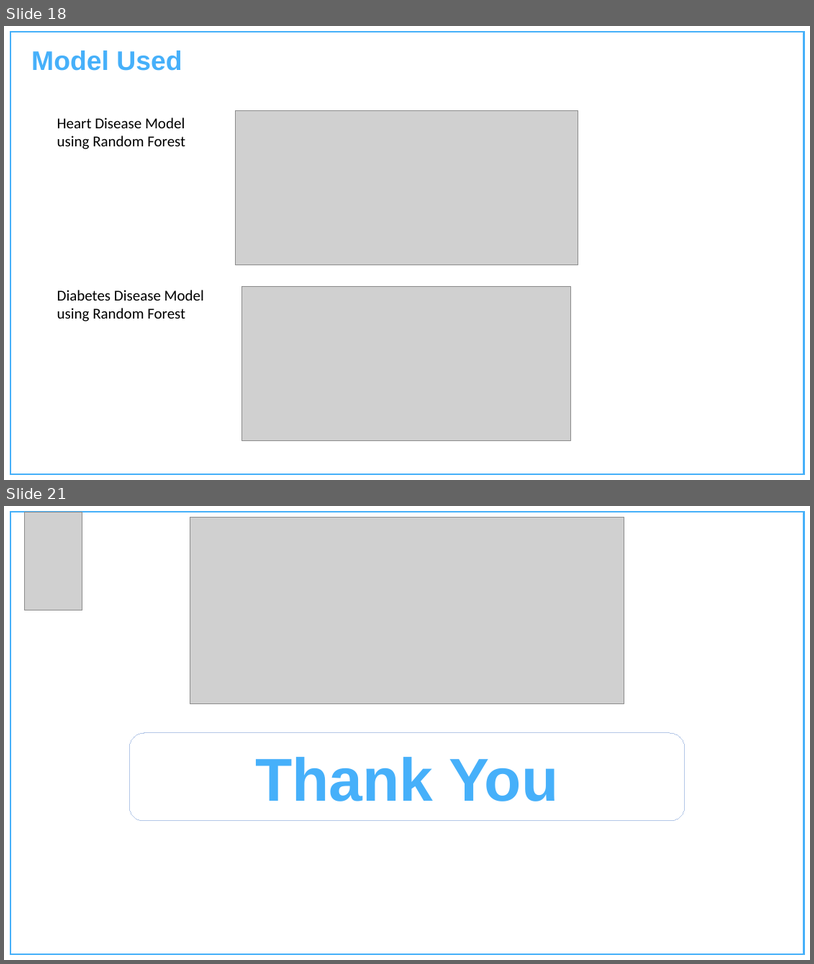
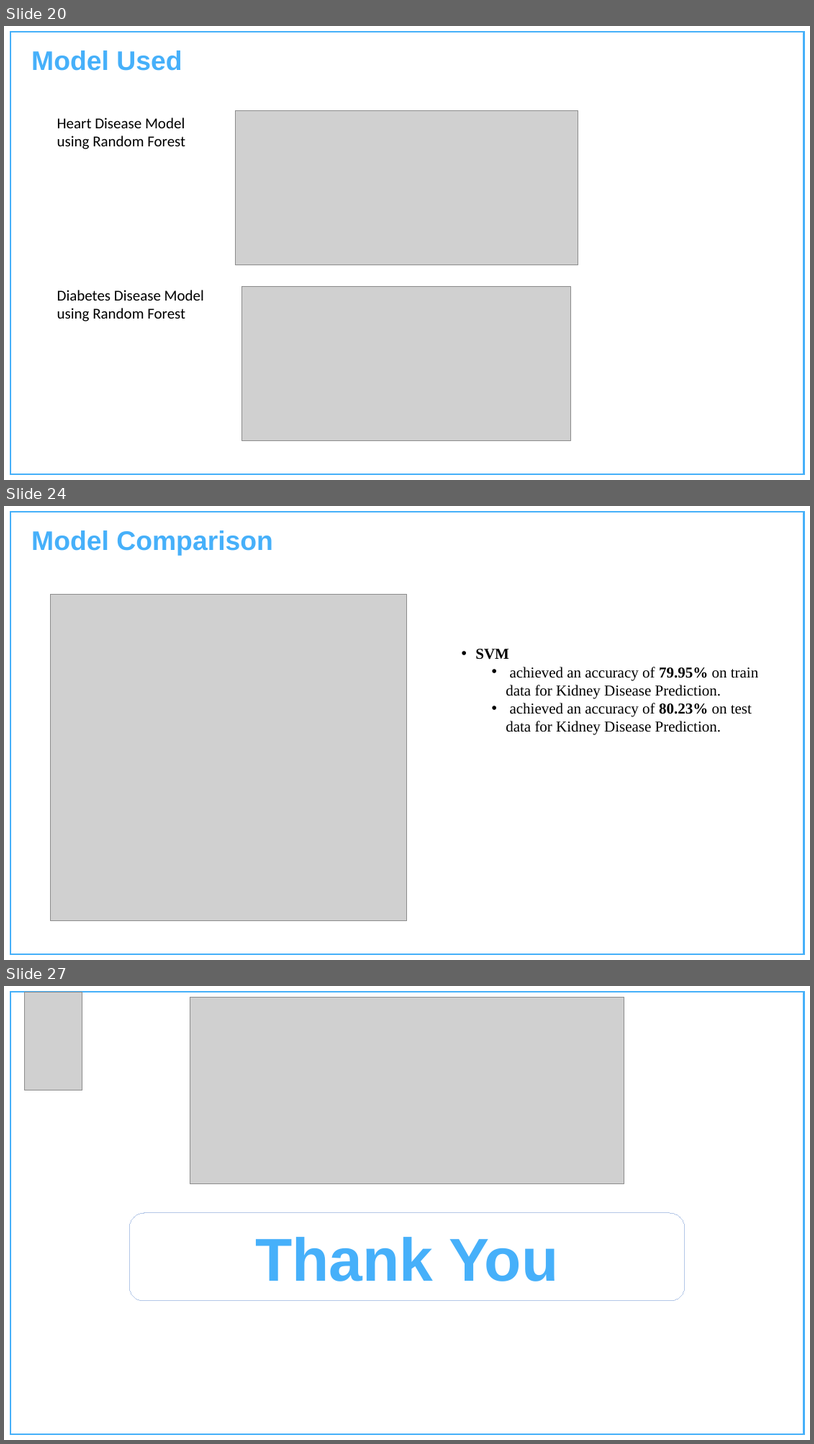
Before and after one commit to akashkumaryadav6/Dash, a slide deck: docs/Major_Project_MCA_2025.pptx. Shown one above the other, each under a label of ours: slides 18 and 21 before the commit, slides 20, 24 and 27 after it; the slides between them are not shown. The pictures are 814x964 and 814x1444 pixels, drawn with LibreOffice and Linux fonts; fonts in the diff are those of the drawing; grey boxes stand for pictures; background and template pictures are left out. Boxes give left, top, right and bottom in pixels: in the first picture for what was removed or moved away, otherwise in the second. Text is boxed around its words. In the diff, an @@ line names an element or a change of style, - is before the commit and + after.

```diff
--- a/docs/Major_Project_MCA_2025.pptx
+++ b/docs/Major_Project_MCA_2025.pptx
@@ slide 24 added at box(4, 506, 810, 960), background #FFFFFF; not listed: 1 template element that a slide beside it also shows @@
@@ text added at box(31, 530, 273, 556), 32 pt, text #46B0FA, bold @@
+Model Comparison
@@ picture added at box(51, 595, 407, 921) @@
@@ text added at box(476, 649, 759, 735), 18 pt, text #000000 @@
+  • SVM
+    • achieved an accuracy of 79.95% on train data for Kidney Disease Prediction.
+    • achieved an accuracy of 80.23% on test data for Kidney Disease Prediction.
@@ what was slide 18 is now slide 20 @@
@@ what was slide 21 is now slide 27 @@
```
Also in this commit, not shown: 2 slides changed, 5 other slides added.
